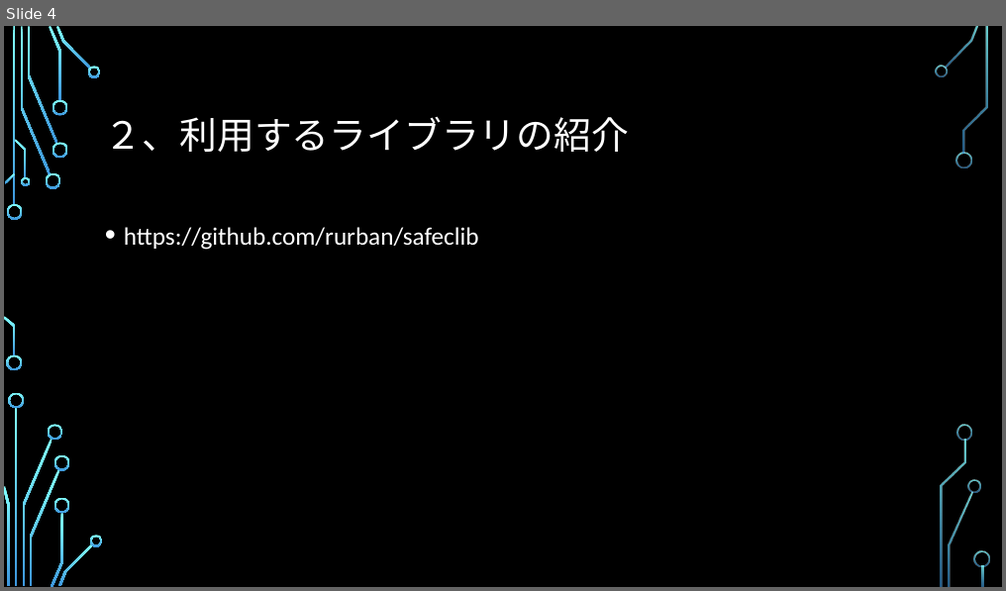
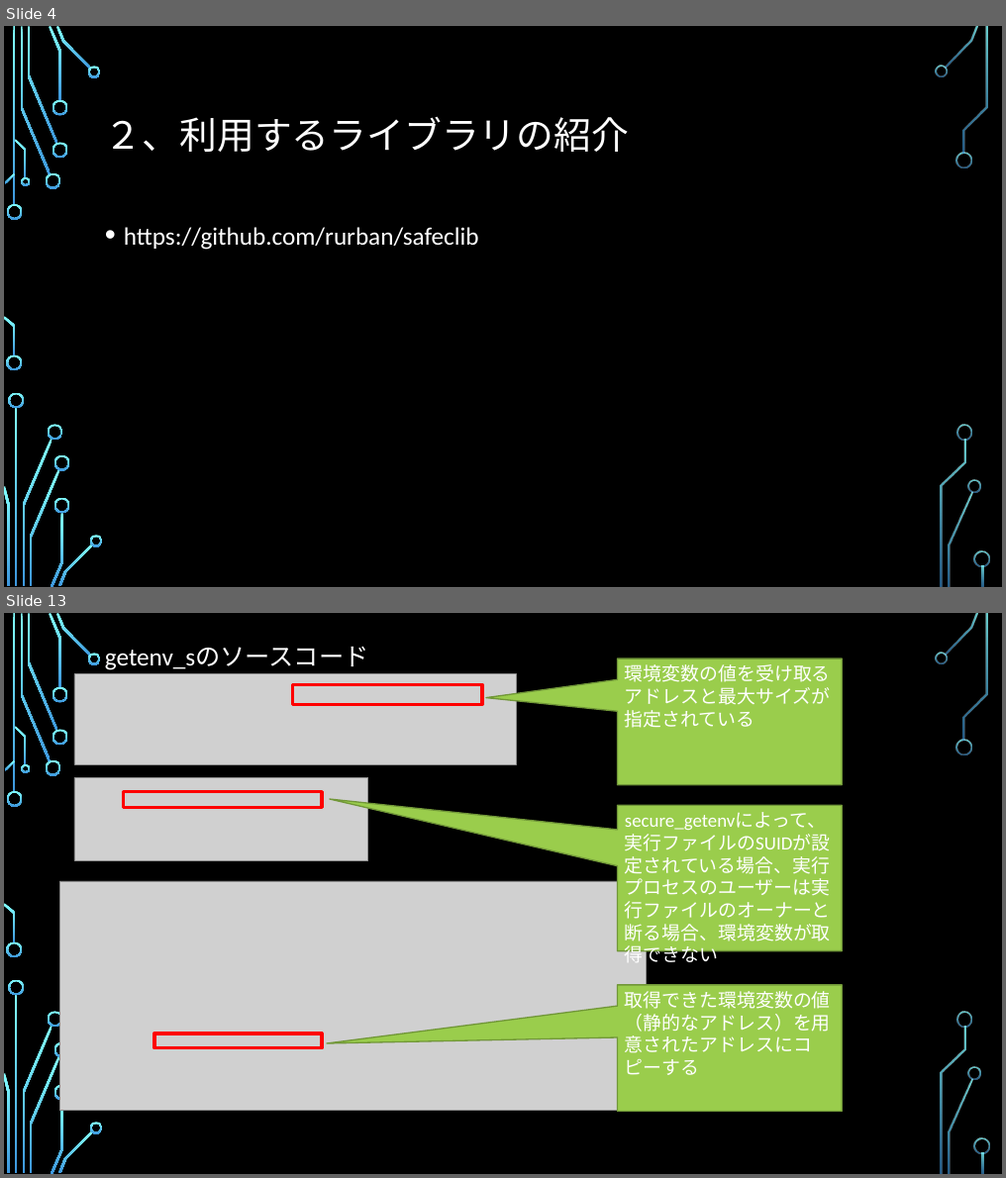
Before and after one commit to a1852rw/aiit_004_SecurePrograming, a slide deck: 003_documents/グループ２発表資料.pptx. Shown one above the other, each under a label of ours: slide 4 before the commit, slides 4 and 13 after it; the slides between them are not shown. The pictures are 1006x591 and 1006x1178 pixels, drawn with LibreOffice and Linux fonts; fonts in the diff are those of the drawing; grey boxes stand for pictures; background and template pictures are left out. Boxes give left, top, right and bottom in pixels: in the first picture for what was removed or moved away, otherwise in the second. Text is boxed around its words. In the diff, an @@ line names an element or a change of style, - is before the commit and + after.

Commit message:
更新を反映
各関数の説明ページを作り始めたところです

```diff
--- a/003_documents/グループ２発表資料.pptx
+++ b/003_documents/グループ２発表資料.pptx
@@ slide 13 added at (x1=4, y1=613, x2=1002, y2=1174), background picture (left out); not listed: 36 template elements that a slide beside it also shows @@
@@ text added at (x1=105, y1=646, x2=369, y2=670), 24 pt, text #FFFFFF @@
+getenv_sのソースコード
@@ speech box added at (x1=617, y1=659, x2=842, y2=785), fill #9ACD4C, outline #729838 1.25 pt, 18 pt, text #FFFFFF @@
+環境変数の値を受け取るアドレスと最大サイズが指定されている
@@ picture added at (x1=74, y1=674, x2=516, y2=765) @@
@@ rectangle added at (x1=292, y1=685, x2=481, y2=704), outline #FF0000 3 pt @@
@@ picture added at (x1=74, y1=777, x2=368, y2=861) @@
@@ rectangle added at (x1=124, y1=792, x2=322, y2=808), outline #FF0000 3 pt @@
@@ speech box added at (x1=617, y1=805, x2=842, y2=952), fill #9ACD4C, outline #729838 1.25 pt, 18 pt, text #FFFFFF @@
+secure_getenvによって、実行ファイルのSUIDが設定されている場合、実行プロセスのユーザーは実行ファイルのオーナーと断る場合、環境変数が取得できない
@@ picture added at (x1=59, y1=881, x2=646, y2=1111) @@
@@ speech box added at (x1=617, y1=985, x2=842, y2=1112), fill #9ACD4C, outline #729838 1.25 pt, 18 pt, text #FFFFFF @@
+取得できた環境変数の値（静的なアドレス）を用意されたアドレスにコピーする
@@ rectangle added at (x1=154, y1=1034, x2=322, y2=1049), outline #FF0000 3 pt @@
```
Also in this commit, not shown: 2 slides changed, 14 other slides added, 3 slides removed, 1 other file.
